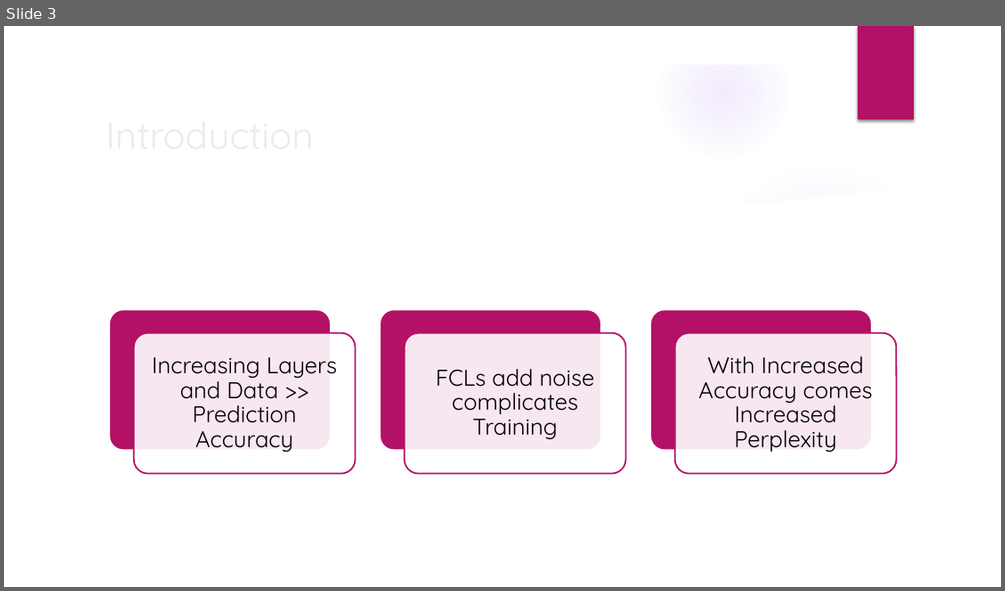
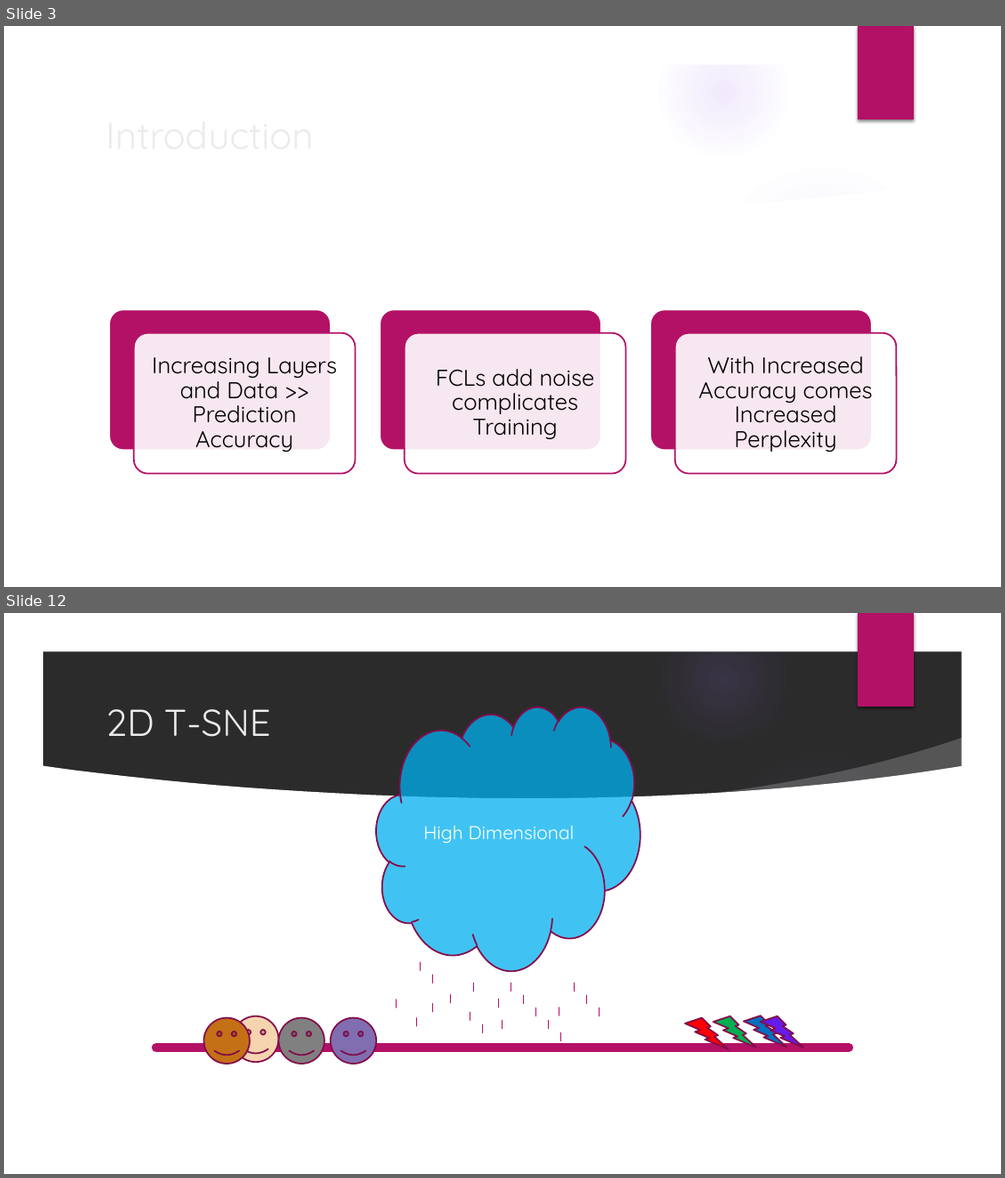
Before and after one commit to realdanielbyrne/tsneGatedMoE, a slide deck: PT-SNE Gated Mixture of Sparse Experts (PT-MoE).pptx. Shown one above the other, each under a label of ours: slide 3 before the commit, slides 3 and 12 after it; the slides between them are not shown. The pictures are 1005x591 and 1005x1178 pixels, drawn with LibreOffice and Linux fonts; fonts in the diff are those of the drawing; background and template pictures are left out; a plain dark background stands for a picture behind light text. Boxes give left, top, right and bottom in pixels: in the first picture for what was removed or moved away, otherwise in the second. Text is boxed around its words. In the diff, an @@ line names an element or a change of style, - is before the commit and + after.

```diff
--- a/PT-SNE Gated Mixture of Sparse Experts (PT-MoE).pptx
+++ b/PT-SNE Gated Mixture of Sparse Experts (PT-MoE).pptx
@@ slide 12 added at [4,613,1001,1174], background picture (left out); not listed: 9 template elements that a slide beside it also shows @@
@@ title added at [105,709,271,737], 36 pt, text #EBEBEB @@
+2D T-SNE
@@ cloud added at [376,706,640,971], fill #00B0F0 at 75% opacity, outline #840D4B 1.5 pt, 18 pt, text #FFFFFF @@
+High Dimensional
@@ line added from (421, 962) to (421, 971), #B31166 0.75 pt @@
@@ line added from (432, 974) to (432, 983), #B31166 0.75 pt @@
@@ line added from (473, 982) to (473, 991), #B31166 0.75 pt @@
@@ line added from (511, 982) to (511, 991), #B31166 0.75 pt @@
@@ line added from (574, 983) to (574, 991), #B31166 0.75 pt @@
@@ line added from (396, 999) to (396, 1008), #B31166 0.75 pt @@
@@ line added from (432, 1004) to (432, 1012), #B31166 0.75 pt @@
@@ line added from (451, 995) to (451, 1004), #B31166 0.75 pt @@
@@ line added from (469, 1012) to (469, 1021), #B31166 0.75 pt @@
@@ line added from (498, 999) to (498, 1007), #B31166 0.75 pt @@
@@ line added from (523, 995) to (523, 1004), #B31166 0.75 pt @@
@@ line added from (535, 1008) to (535, 1016), #B31166 0.75 pt @@
@@ line added from (558, 1007) to (558, 1015), #B31166 0.75 pt @@
@@ line added from (587, 995) to (587, 1004), #B31166 0.75 pt @@
@@ line added from (599, 1008) to (599, 1016), #B31166 0.75 pt @@
@@ line added from (417, 1018) to (417, 1026), #B31166 0.75 pt @@
@@ line added from (483, 1024) to (483, 1032), #B31166 0.75 pt @@
@@ line added from (502, 1020) to (502, 1029), #B31166 0.75 pt @@
@@ line added from (549, 1020) to (549, 1029), #B31166 0.75 pt @@
@@ line added from (560, 1032) to (560, 1041), #B31166 0.75 pt @@
@@ group added at [156,1015,849,1063]: 4 smiley faces, 4 lightning bolts, 1 line @@
```
Also in this commit, not shown: 5 slides changed, 6 other slides added, 1 slide removed.
